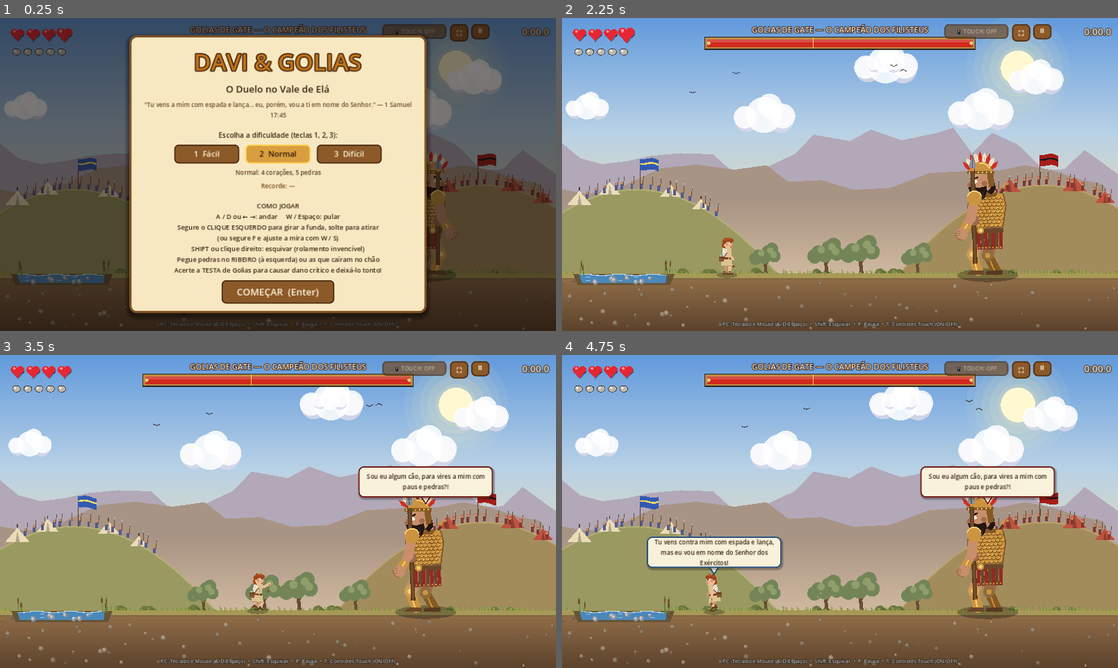
Above: before the commit, frames 1-4 (two rows, left to right).
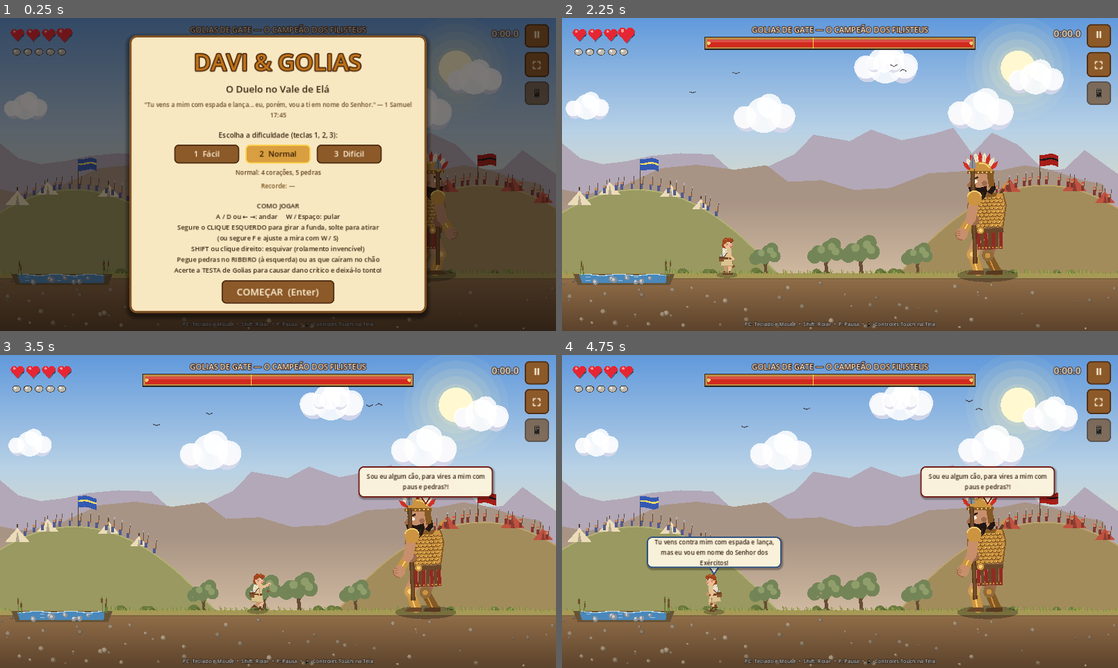
Above: after the commit, the same moments.

Repository: fabiomotta0311/daviegolias
Game: Godot game, scene res://scenes/main.tscn
Two runs of this game, one before a commit and one after it. Both use one fixed random seed, a clock stepped at 60 frames per second and the inputs below.
Inputs (mouse positions are in pixels of both pictures, inside the frame that each line leads up to):
- Up to frame 1 (0.25 s): no input
- Up to frame 2 (2.25 s): click "2 Normal" at 0.5 s; click "2 Normal" at 1.25 s; click "COMEÇAR (Enter)" at 2 s
- Up to frame 3 (3.5 s): tap Enter at 2.75 s; move the mouse to (400, 495) at 2.77 s; hold D (move_right) from 2.78 s (still down); tap S (aim_down) at 2.85 s; click (400, 495) at 2.92 s; tap Space at 3.02, 3.32 s
- Up to frame 4 (4.75 s): release D (move_right) at 3.5 s; drag from (728, 527) to (623, 602) at 3.52 s; move the mouse to (895, 442) at 4.27 s; hold A (move_left) from 4.28 s (still down); tap Shift (dodge) at 4.35 s; click (895, 442) at 4.42 s

The runs differ from the first frame. In frame 1, 2.0% of the frame differs, in the area x 29-99%, y 2-99%; in frame 2, 2.3%, in the area x 28-99%, y 2-100%; in frame 3, 2.3%; in frame 4, 2.3%.
Error in both runs: Invalid assignment of property or key 'ignore_time_scale' with value of type 'bool' on a base object of type 'Timer'. (res://scripts/arena.gd:270)

Commit message:
style: rearrange mobile buttons into a large vertical column in upper right

Diff:
--- a/scripts/ui.gd
+++ b/scripts/ui.gd
@@ -166,39 +166,46 @@
 	add_child(status)
 
 	timer_label = _label("0:00.0", 22, Color(1, 0.97, 0.88), 6, Color(0.2, 0.1, 0.05))
-	timer_label.position = Vector2(1135, 16)
-	timer_label.size = Vector2(130, 30)
+	timer_label.position = Vector2(1060, 20)
+	timer_label.size = Vector2(135, 30)
 	timer_label.horizontal_alignment = HORIZONTAL_ALIGNMENT_RIGHT
 	add_child(timer_label)
 
-	# Botões táteis no topo (Pausa, Alternador de Controles Touch e Tela Cheia)
-	var pause_btn := _button("⏸", toggle_pause)
-	pause_btn.position = Vector2(1085, 14)
-	pause_btn.custom_minimum_size = Vector2(42, 34)
-	pause_btn.add_theme_font_size_override("font_size", 16)
-	add_child(pause_btn)
-
-	var fs_btn := _button("⛶", toggle_fullscreen)
-	fs_btn.position = Vector2(1036, 14)
-	fs_btn.custom_minimum_size = Vector2(42, 34)
-	fs_btn.add_theme_font_size_override("font_size", 16)
-	add_child(fs_btn)
-
-	touch_toggle_btn = _button("📱 TOUCH: OFF", _on_toggle_touch)
-	touch_toggle_btn.position = Vector2(880, 14)
-	touch_toggle_btn.custom_minimum_size = Vector2(148, 34)
-	touch_toggle_btn.add_theme_font_size_override("font_size", 13)
-	add_child(touch_toggle_btn)
-	_update_touch_btn_visual()
-
 	mute_label = _label("SOM DESLIGADO (M)", 14, Color(1, 0.8, 0.7), 4, Color.BLACK)
-	mute_label.position = Vector2(1080, 52)
-	mute_label.size = Vector2(180, 20)
+	mute_label.position = Vector2(1020, 54)
+	mute_label.size = Vector2(175, 20)
 	mute_label.horizontal_alignment = HORIZONTAL_ALIGNMENT_RIGHT
 	mute_label.visible = false
 	add_child(mute_label)
 
-	var help := _label("PC: Teclado e Mouse (A/D/Espaço)  •  Shift: Esquivar  •  P: Pausa  •  T: Controles Touch (ON/OFF)", 12, Color(1, 1, 1, 0.75), 4, Color(0, 0, 0, 0.7))
+	# Coluna vertical de botões no canto superior direito (Pausa, Tela Cheia, Celular)
+	# Botões grandes (54x54) para toque confortável com o dedo no mobile
+	var right_buttons := VBoxContainer.new()
+	right_buttons.position = Vector2(1208, 14)
+	right_buttons.size = Vector2(56, 190)
+	right_buttons.add_theme_constant_override("separation", 10)
+	add_child(right_buttons)
+
+	var pause_btn := _button("⏸", toggle_pause)
+	pause_btn.custom_minimum_size = Vector2(54, 54)
+	pause_btn.add_theme_font_size_override("font_size", 24)
+	pause_btn.tooltip_text = "Pausar jogo"
+	right_buttons.add_child(pause_btn)
+
+	var fs_btn := _button("⛶", toggle_fullscreen)
+	fs_btn.custom_minimum_size = Vector2(54, 54)
+	fs_btn.add_theme_font_size_override("font_size", 24)
+	fs_btn.tooltip_text = "Tela cheia"
+	right_buttons.add_child(fs_btn)
+
+	touch_toggle_btn = _button("📱", _on_toggle_touch)
+	touch_toggle_btn.custom_minimum_size = Vector2(54, 54)
+	touch_toggle_btn.add_theme_font_size_override("font_size", 24)
+	touch_toggle_btn.tooltip_text = "Controles touch na tela"
+	right_buttons.add_child(touch_toggle_btn)
+	_update_touch_btn_visual()
+
+	var help := _label("PC: Teclado e Mouse  •  Shift: Rolar  •  P: Pausa  •  📱: Controles Touch na Tela", 12, Color(1, 1, 1, 0.75), 4, Color(0, 0, 0, 0.7))
 	help.position = Vector2(0, 695)
 	help.size = Vector2(1280, 20)
 	add_child(help)
@@ -240,12 +247,11 @@
 
 func _update_touch_btn_visual() -> void:
 	if touch_toggle_btn and touch_controls:
+		touch_toggle_btn.text = "📱"
 		if touch_controls.is_active:
-			touch_toggle_btn.text = "📱 TOUCH: ON"
-			touch_toggle_btn.modulate = Color(1.3, 1.2, 0.4)
+			touch_toggle_btn.modulate = Color(1.35, 1.25, 0.45)
 		else:
-			touch_toggle_btn.text = "📱 TOUCH: OFF"
-			touch_toggle_btn.modulate = Color(0.82, 0.82, 0.82, 0.7)
+			touch_toggle_btn.modulate = Color(0.8, 0.8, 0.8, 0.7)
 
 func toggle_fullscreen() -> void:
 	var mode := DisplayServer.window_get_mode()
